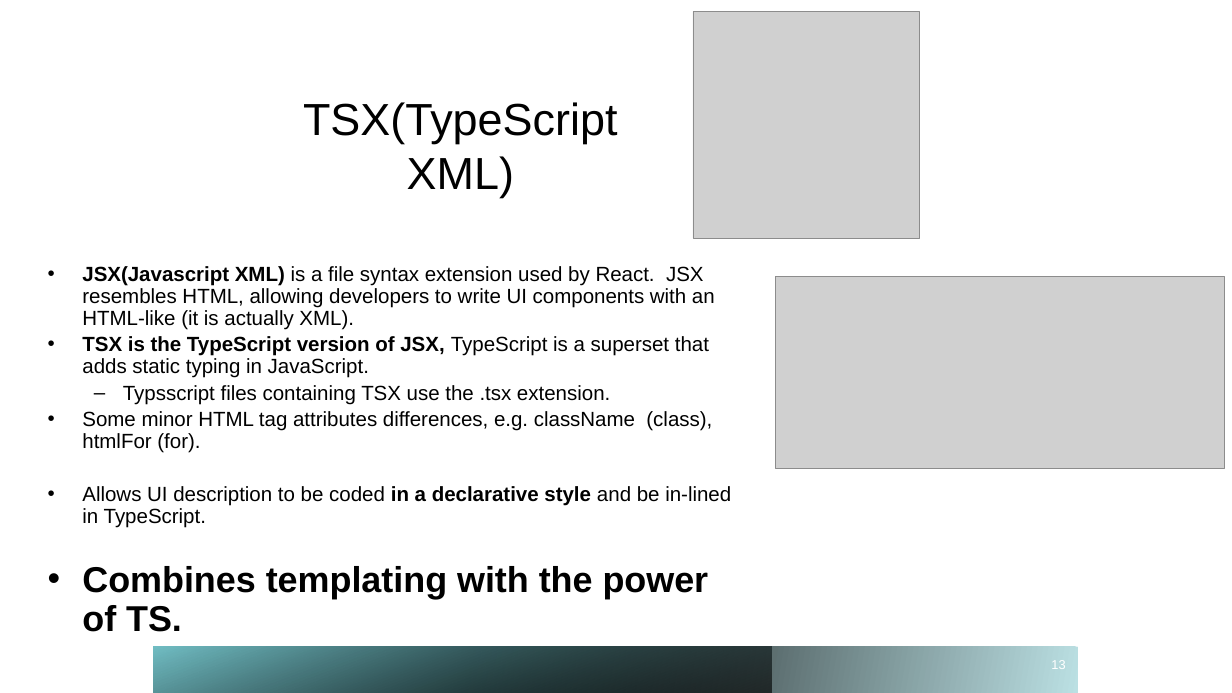
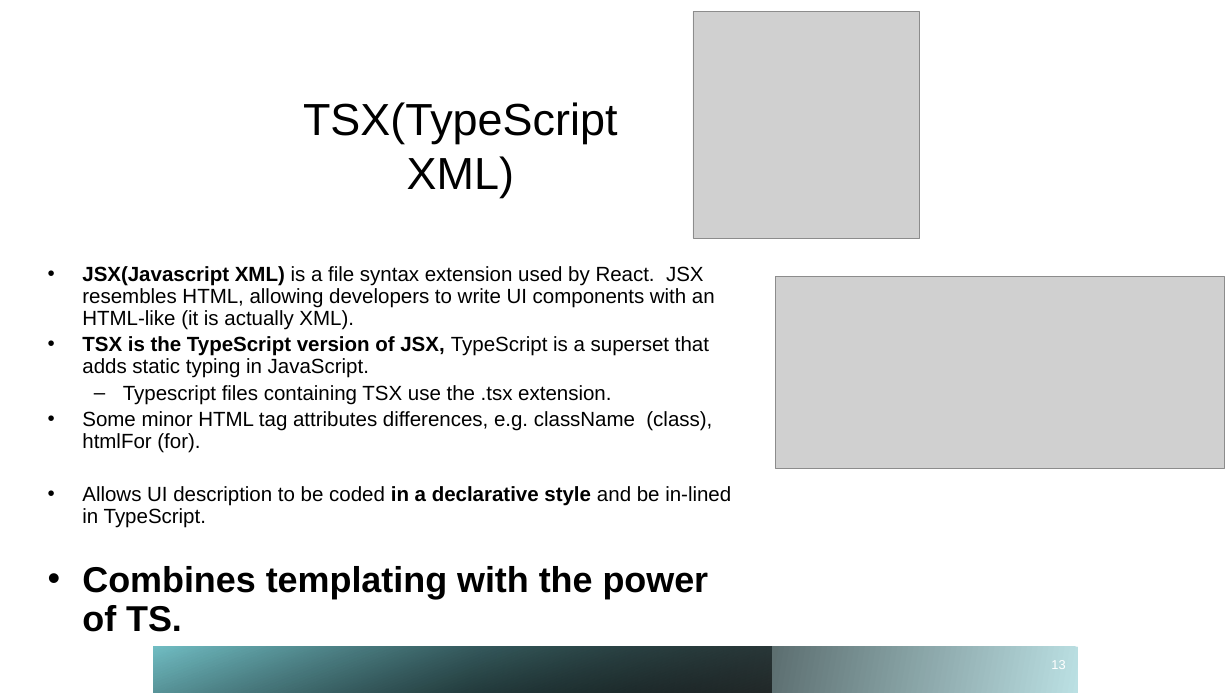
Before and after one commit to wit-hdip-comp-sci-2024/full-stack-2, a slide deck: slide 13 of topic-2/talk-1/ReactJS_01.pptx. Drawn at 1232x693 pixels with LibreOffice and Linux fonts; fonts in the diff are those of the drawing; grey boxes stand for pictures. Boxes give left, top, right and bottom in pixels: in the first picture for what was removed or moved away, otherwise in the second. Text is boxed around its words. In the diff, an @@ line names an element or a change of style, - is before the commit and + after.

```diff
--- a/topic-2/talk-1/ReactJS_01.pptx
+++ b/topic-2/talk-1/ReactJS_01.pptx
@@ text at (x1=123, y1=385, x2=611, y2=405): text changed @@
-  – Typsscript files containing TSX use the .tsx extension.
+  – Typescript files containing TSX use the .tsx extension.
```
Also in this commit, not shown: 6 other slides changed, 22 slides removed, 20 other files.
